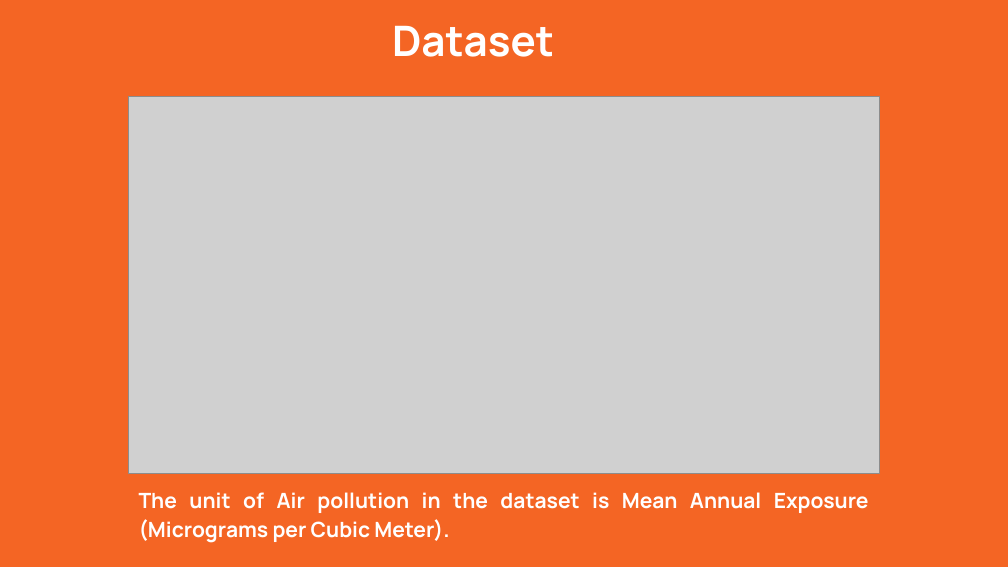
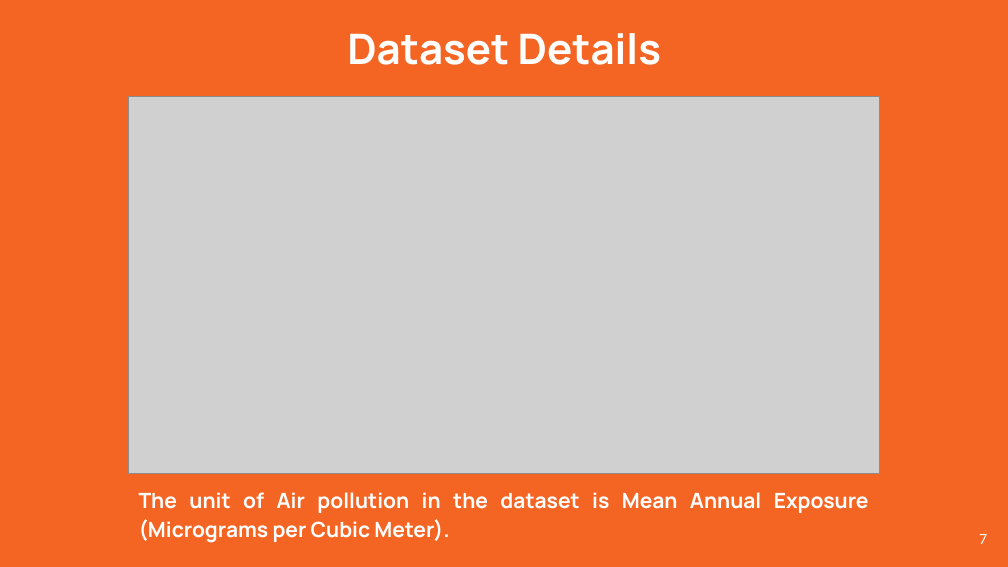
Before and after one commit to Pr0fess0rOP/Pollution-Predictor, a slide deck: slide 7 of DMP-Pollution Predictor Presentation.pptx. Drawn at 1008x567 pixels with LibreOffice and Linux fonts; fonts in the diff are those of the drawing; grey boxes stand for pictures. Boxes give left, top, right and bottom in pixels: in the first picture for what was removed or moved away, otherwise in the second. Text is boxed around its words. In the diff, an @@ line names an element or a change of style, - is before the commit and + after.

```diff
--- a/DMP-Pollution Predictor Presentation.pptx
+++ b/DMP-Pollution Predictor Presentation.pptx
@@ text at (347, 33, 661, 65): text changed @@
-Dataset
+Dataset Details
@@ page number added at (979, 534, 987, 544), 10 pt, text #FFFFFF @@
+7
```
Also in this commit, not shown: 13 other slides changed, 3 slides added, 1 other file.
